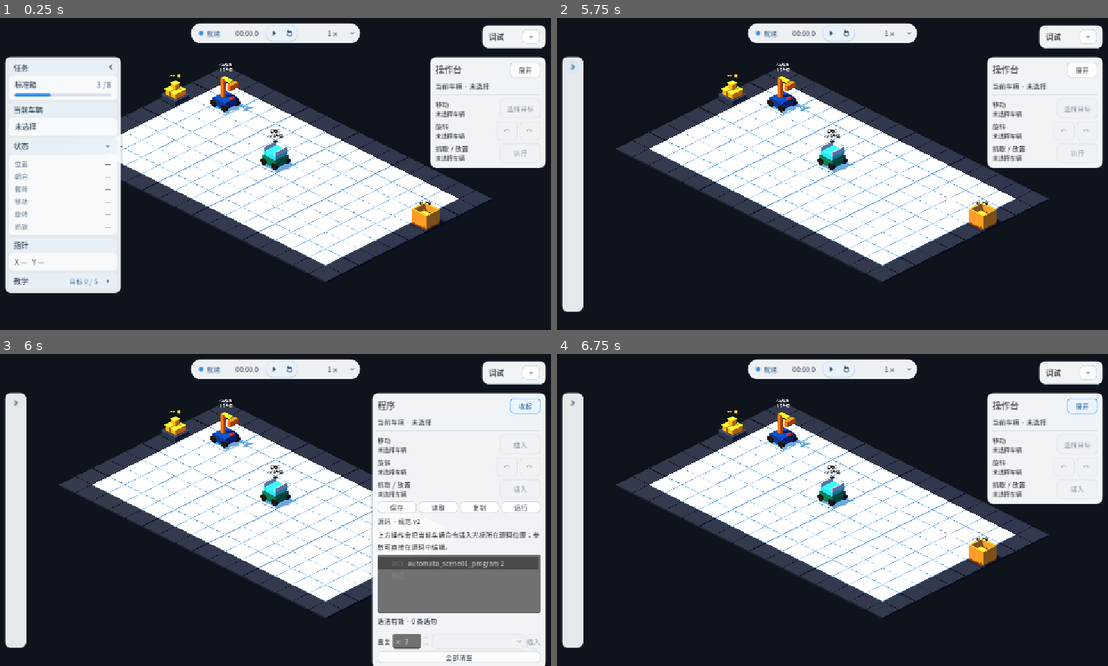
Above: before the commit, frames 1-4 (two rows, left to right).
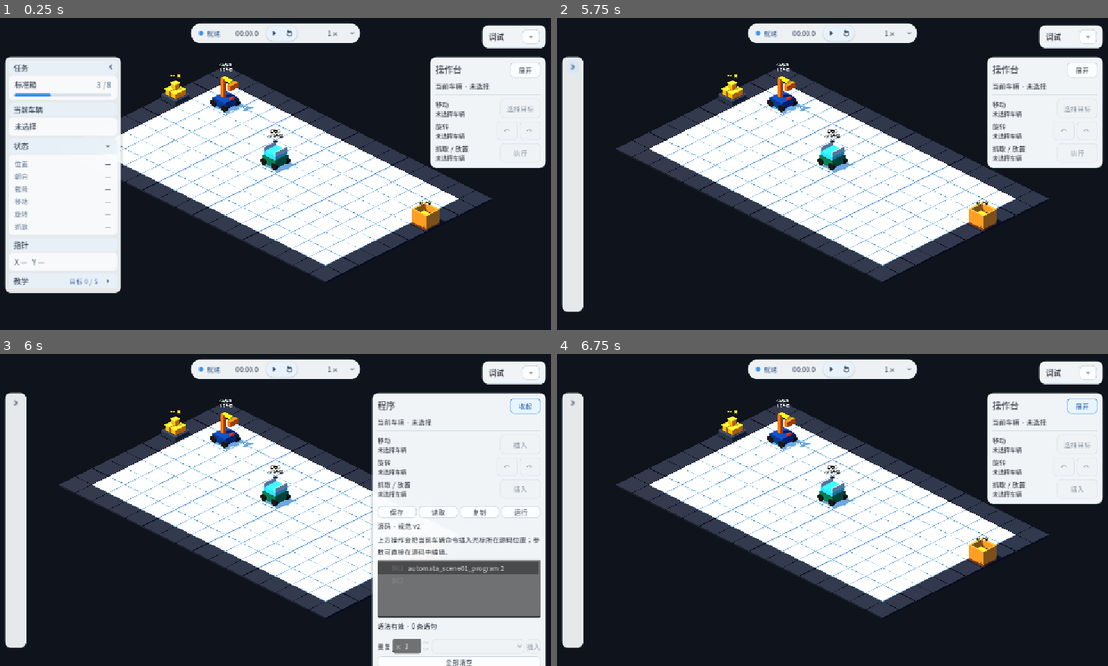
Above: after the commit, the same moments.

Repository: Ri0n72Y/automata
Game: Godot game, scene res://scenes/scene_01/scene_01_basic_packing.tscn
The game is run twice, just before and just after one commit, with the same random seed, the same clock (stepped at 60 frames per second) and the same inputs.
Inputs (mouse positions are in pixels of both pictures, inside the frame that each line leads up to):
- Up to frame 1 (0.25 s): no input
- Up to frame 2 (5.75 s): click (667, 145) at 0.5 s; click (667, 198) at 1.27 s; click "下一步" at 2 s; click "上一步" at 2.75 s; click "跳过教学" at 3.5 s; click "打开教学" at 4.25 s; click (667, 67) at 5 s
- Up to frame 3 (6 s): click "展开" at 5.75 s
- Up to frame 4 (6.75 s): click "收起" at 6.5 s

Frames 1-2 are identical in both runs. In frame 3, 4.1% of the frame differs, in the area x 67-100%, y 47-100%; in frame 4, nothing differs.

Commit message:
fix(scene-01): project unified rail authoring chrome

Diff:
--- a/scripts/scene_01/scene_01_operations_panel.gd
+++ b/scripts/scene_01/scene_01_operations_panel.gd
@@ -25,6 +25,7 @@
 @onready var _grab_drop_row: Control = %GrabDropRow
 @onready var _grab_drop_status: Label = %GrabDropStatus
 @onready var _grab_drop_button: Button = %GrabDropButton
+@onready var _authoring_divider: HSeparator = %AuthoringDivider
 @onready var _program_ui: ProgramUIScript = $RootControl/OperationsPanel/Margin/VBox/ProgramAuthoring as ProgramUIScript
 
 @onready var _vehicle_selection: VehicleSelectionControllerScript = get_parent().get_node("SceneRoot/GridRoot/VehicleSelectionController") as VehicleSelectionControllerScript
@@ -63,6 +64,7 @@
 func set_authoring_mode(enabled: bool) -> void:
 	_authoring_mode = enabled
 	_program_ui.visible = enabled
+	_authoring_divider.visible = enabled
 	_title.text = "程序" if enabled else "操作台"
 	_mode_button.text = "收起" if enabled else "展开"
 	_mode_button.tooltip_text = "返回日常操作" if enabled else "展开程序编辑"
